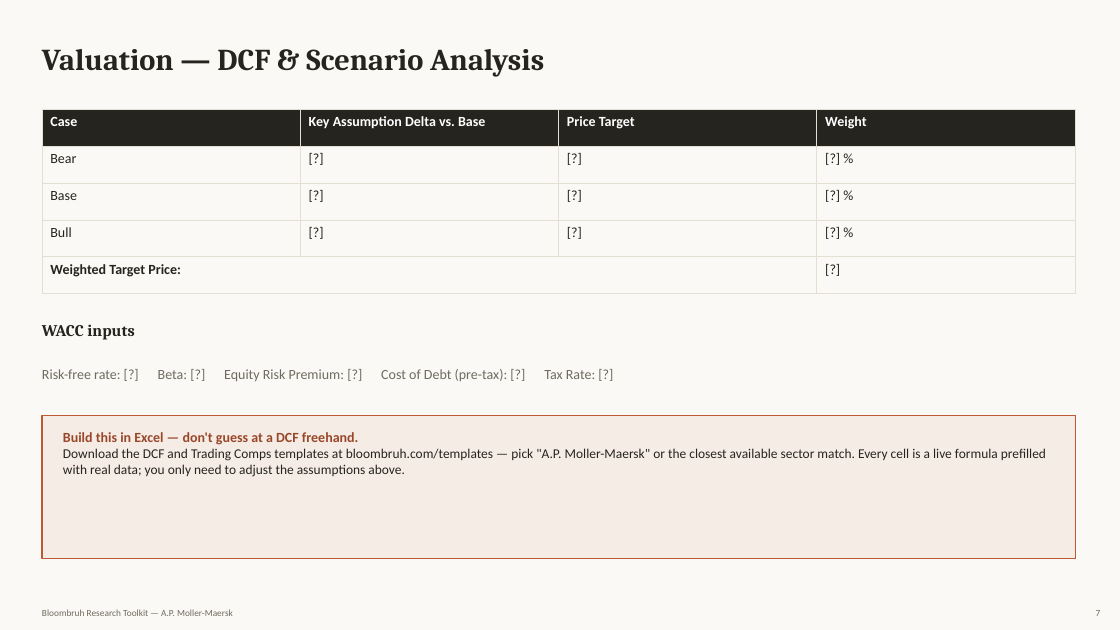
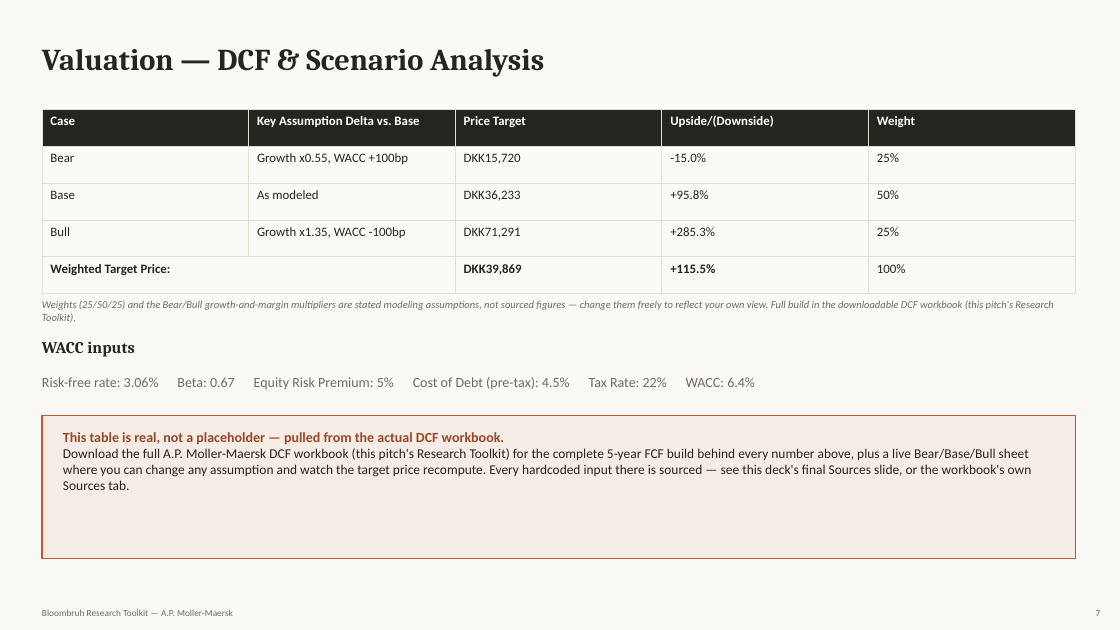
Before and after one commit to hopeful-chicken/Bloombruh, a slide deck: slide 7 of src/data/pitch-templates/maersk.pptx. Drawn at 1120x630 pixels with LibreOffice and Linux fonts; fonts in the diff are those of the drawing. Boxes give left, top, right and bottom in pixels: in the first picture for what was removed or moved away, otherwise in the second. Text is boxed around its words. In the diff, an @@ line names an element or a change of style, - is before the commit and + after.

```diff
--- a/src/data/pitch-templates/maersk.pptx
+++ b/src/data/pitch-templates/maersk.pptx
@@ table at <box>42,109,1075,294</box> @@
-column 2: Key Assumption Delta vs. Base | [?] | [?] | [?] | 
-column 3: Price Target | [?] | [?] | [?] | 
-column 4: Weight | [?] % | [?] % | [?] % | [?]
+column 2: Key Assumption Delta vs. Base | Growth x0.55, WACC +100bp | As modeled | Growth x1.35, WACC -100bp | 
+column 3: Price Target | DKK15,720 | DKK36,233 | DKK71,291 | DKK39,869
+column 4: Upside/(Downside) | -15.0% | +95.8% | +285.3% | +115.5%
+column 5: Weight | 25% | 50% | 25% | 100%
@@ text added at <box>42,300,1053,322</box>, 9 pt, text #6F6B60, italic @@
+Weights (25/50/25) and the Bear/Bull growth-and-margin multipliers are stated modeling assumptions, not sourced figures — change them freely to reflect your own view. Full build in the downloadable DCF workbook (this pitch's Research Toolkit).
@@ text "WACC inputs": place and size @@
-text "WACC inputs" at <box>42,324,134,340</box>
+text "WACC inputs" at <box>42,341,134,357</box>
@@ text at <box>42,377,755,389</box>: text changed @@
-Risk-free rate: [?] Beta: [?] Equity Risk Premium: [?] Cost of Debt (pre-tax): [?] Tax Rate: [?]
+Risk-free rate: 3.06% Beta: 0.67 Equity Risk Premium: 5% Cost of Debt (pre-tax): 4.5% Tax Rate: 22% WACC: 6.4%
@@ text at <box>63,432,1032,490</box>: text changed @@
-Build this in Excel — don't guess at a DCF freehand.
-Download the DCF and Trading Comps templates at bloombruh.com/templates — pick "A.P. Moller-Maersk" or the closest available sector match. Every cell is a live formula prefilled with real data; you only need to adjust the assumptions above.
+This table is real, not a placeholder — pulled from the actual DCF workbook.
+Download the full A.P. Moller-Maersk DCF workbook (this pitch's Research Toolkit) for the complete 5-year FCF build behind every number above, plus a live Bear/Base/Bull sheet where you can change any assumption and watch the target price recompute. Every hardcoded input there is sourced — see this deck's final Sources slide, or the workbook's own Sources tab.
```
Also in this commit, not shown: 1 other slide changed, 1 slide added, 23 other files.
